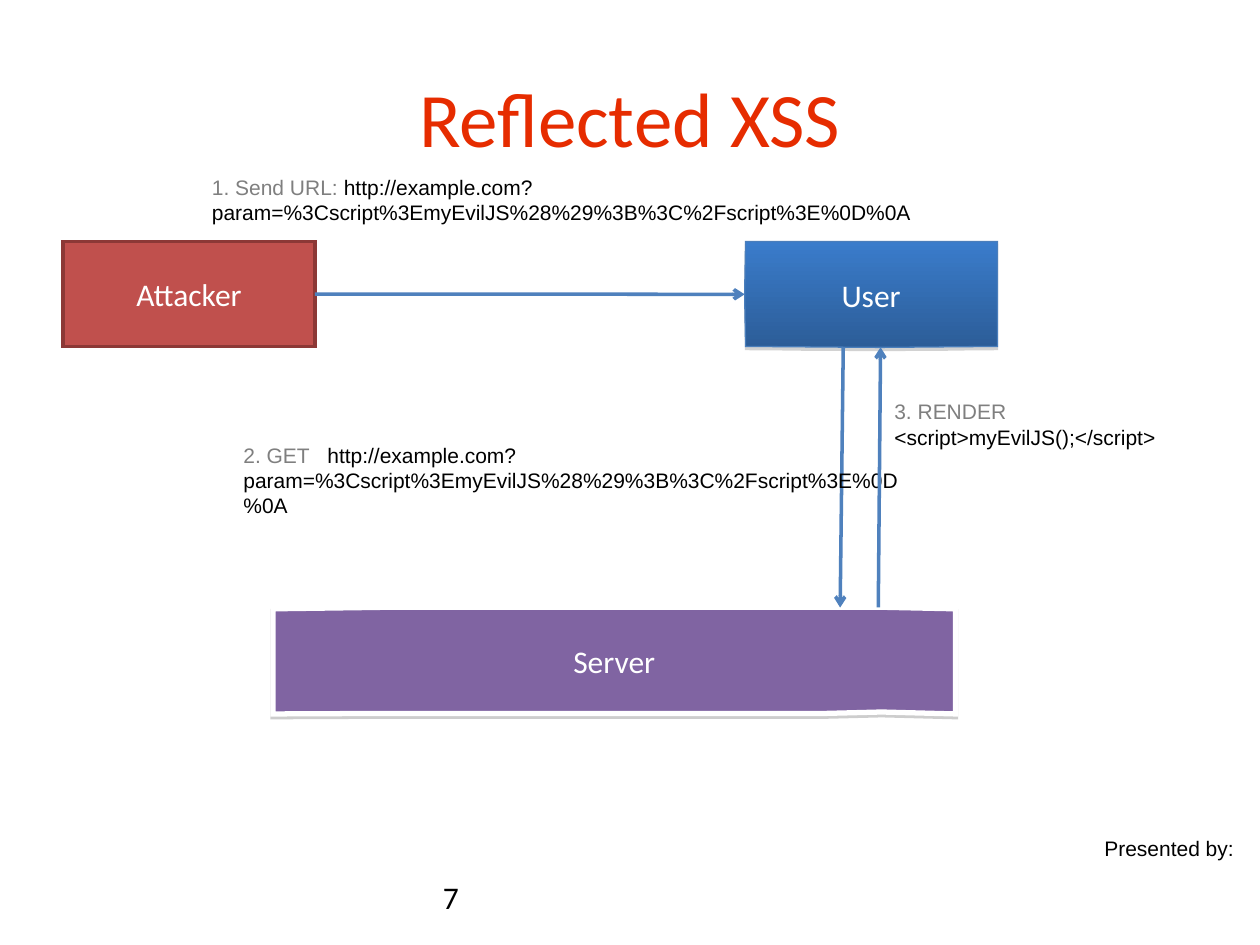
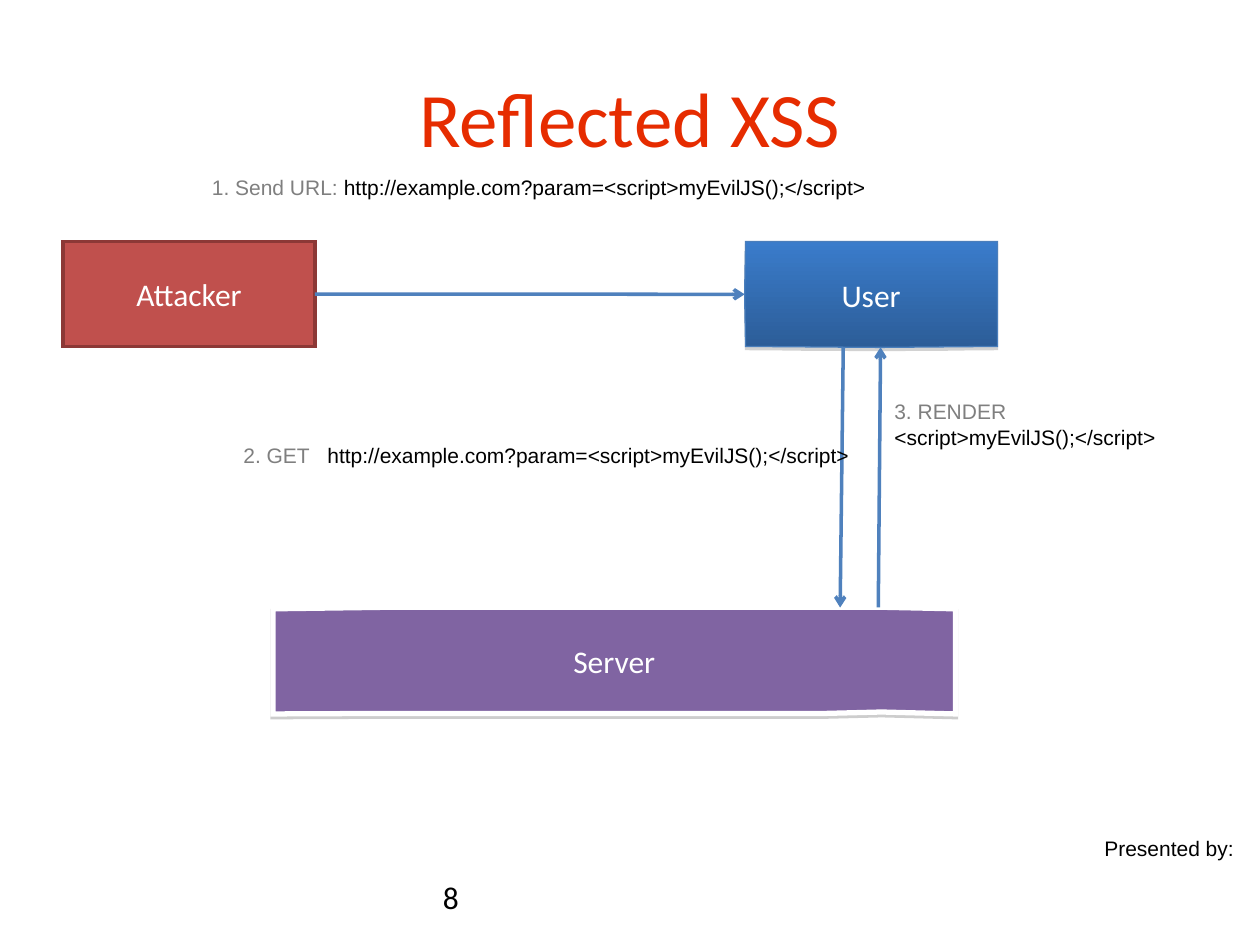
Before and after one commit to danielsomerfield/app-sec-presentation, a slide deck: slide 8 of AppSec Presentation Deck Day 4.ppt (slide 7 before the commit). Drawn at 1260x945 pixels with LibreOffice and Linux fonts; fonts in the diff are those of the drawing; background and template pictures are left out. Boxes give left, top, right and bottom in pixels: in the first picture for what was removed or moved away, otherwise in the second. Text is boxed around its words. In the diff, an @@ line names an element or a change of style, - is before the commit and + after.

Commit message:
Updates on PPTs

```diff
--- a/AppSec Presentation Deck Day 4.ppt
+++ b/AppSec Presentation Deck Day 4.ppt
@@ text at <box>212,179,865,199</box>: text changed @@
-1. Send URL: http://example.com?param=%3Cscript%3EmyEvilJS%28%29%3B%3C%2Fscript%3E%0D%0A
+1. Send URL: http://example.com?param=<script>myEvilJS();</script>
@@ text at <box>243,446,848,467</box>: text changed @@
-2. GET http://example.com?param=%3Cscript%3EmyEvilJS%28%29%3B%3C%2Fscript%3E%0D%0A
+2. GET http://example.com?param=<script>myEvilJS();</script>
@@ page number at <box>443,887,459,910</box>: text changed @@
-7
+8
```
Also in this commit, not shown: 4 other slides changed, 1 slide added, 7 other files.
